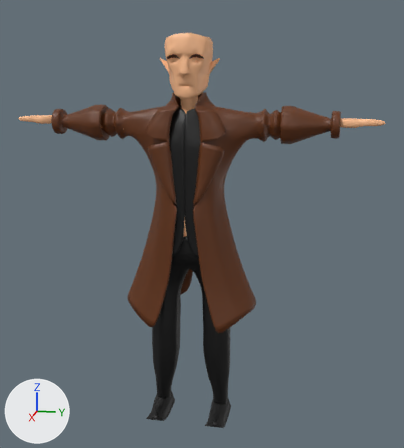
A saved change to the Blender file SkillsUSA [Contestant#4398]/gEREHART.blend.
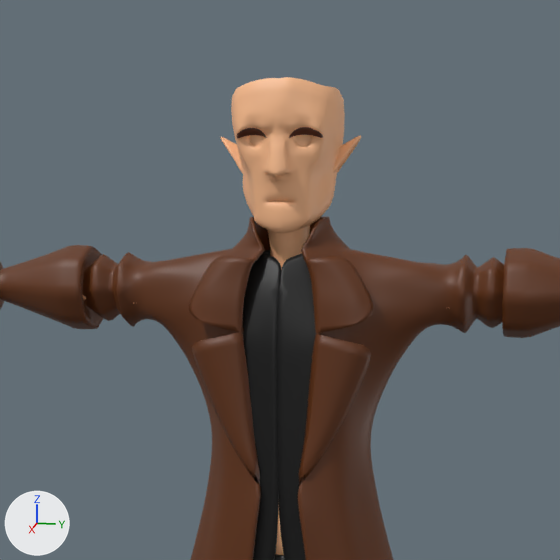
Each version is shown whole from a camera (50 mm lens) standing at (5.38, 1.21, 3.48) and looking at (-0.05, 0.13, 2.12), then close up on the part from 16% to 75% of the width and 0% to 53% of the height. Arrows for +X, +Y and +Z are at lower left; the lights stay in place.

In view in the first close-up: 'NurbsPath', 'PantsAndStuff', 'Plane.001', 'TheJacket', 'Vert'.
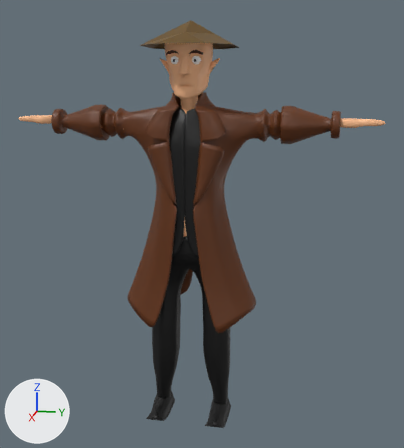
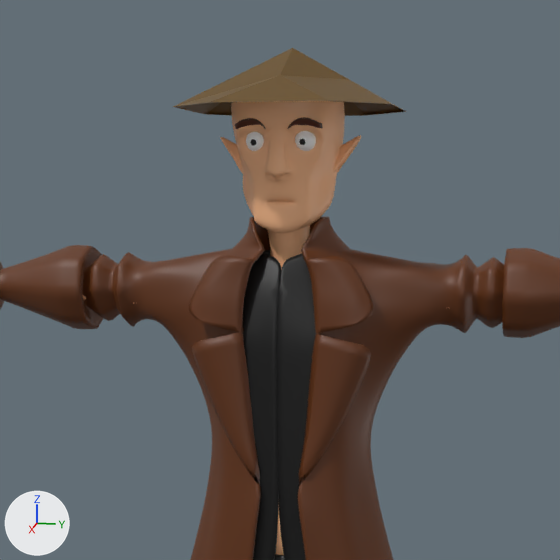
What changed in the scene script:
```text
Add mat_material_015:
    mat_material_015 = principled_material('Material.015')
    mat_material_015.base_color = (0.131, 0.0661, 0.00352)  # brown #65490c
Add mat_material_013:
    mat_material_013 = principled_material('Material.013')
    mat_material_013.base_color = (1.0, 1.0, 1.0)  # white #ffffff
Add mat_material_010:
    mat_material_010 = principled_material('Material.010')
    mat_material_010.base_color = (1.0, 1.0, 1.0)  # white #ffffff
Add me_plane_002:
    me_plane_002.from_pydata(...)  # 21 vertices, 8 faces; spans x -1.0..1.0, y -1.0..1.0, z 0.0..0.54
    me_plane_002.materials.append(mat_material_015)  # brown #65490c
Add me_sphere_003:
    me_sphere_003.from_pydata(...)  # 546 vertices, 576 faces; spans x -1.0..1.0, y -1.0..1.0, z -0.92..1.0
    me_sphere_003.polygons.foreach_set('use_smooth', [True] * 576)
    me_sphere_003.materials.append(mat_material_013)  # white #ffffff
Add me_sphere:
    me_sphere.from_pydata(...)  # 546 vertices, 576 faces; spans x -1.0..1.0, y -1.0..1.0, z -0.92..1.0
    me_sphere.polygons.foreach_set('use_smooth', [True] * 576)
    me_sphere.materials.append(mat_material_010)  # white #ffffff
Change ob_nurbspath:
    ob_nurbspath.location: (0.25, 0.013, 2.949) -> (0.271, 0.013, 2.983)
Add ob_plane:
    ob_plane = bpy.data.objects.new('Plane', me_plane_002)
    ob_plane.location = (-0.009, 0.03, 3.844)
    ob_plane.scale = (0.43, 0.43, 0.43)
Add ob_sphere_003:
    ob_sphere_003 = bpy.data.objects.new('Sphere.003', me_sphere_003)
    ob_sphere_003.location = (0.154, 0.115, 3.716)
    ob_sphere_003.rotation_euler = (2.592, 1.731, 5.625)  # degrees (149, 99, 322)
    ob_sphere_003.scale = (0.0432, 0.0432, 0.0432)
Add ob_sphere:
    ob_sphere = bpy.data.objects.new('Sphere', me_sphere)
    ob_sphere.location = (0.154, -0.08, 3.716)
    ob_sphere.rotation_euler = (2.592, 1.731, 5.625)  # degrees (149, 99, 322)
    ob_sphere.scale = (0.0432, 0.0432, 0.0432)
```

Changed parts and their boxes (x1, y1, x2, y2) in the close-ups (560 x 560 px):
'Plane', added (brown)
    after: (173, 48, 406, 116)
'NurbsPath', moved
    before: (237, 127, 323, 138)
    after: (235, 118, 323, 129)
'Sphere.003', added
    after: (295, 131, 316, 151)
'Sphere', added
    after: (246, 132, 264, 151)
